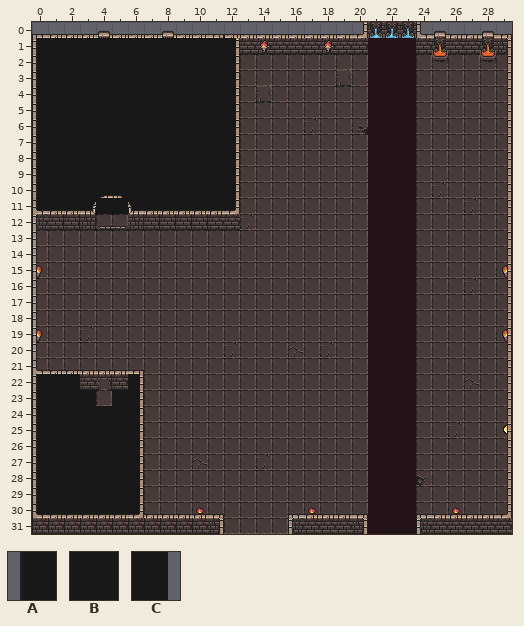
Tiled map (JSON): src/assets/map/map.json. Above is the file before it was changed.
Cells are 16x16 px. Shown: x 0..29, y 0..31.
Key: from "sprites": A 55, B 56, C 57.
_ is an empty cell.
Layers that did not change in this view are not listed.
Layer "Fog" before, first column x 0:
19 ________________
20 ________________
21 ________________
22 ABB___C_________
23 ABBB_BC_________
24 ABBBBBC_________
25 ABBBBBC_________
26 ABBBBBC_________
27 ABBBBBC_________
28 ABBBBBC_________
29 ABBBBBC_________
30 ABBBBBC_________
31 ________________
Layer "FogTreasure" before, first column x 0:
 0 ______________________
 1 ABBBBBBBBBBBC_________
 2 ABBBBBBBBBBBC_________
 3 ABBBBBBBBBBBC_________
 4 ABBBBBBBBBBBC_________
 5 ABBBBBBBBBBBC_________
 6 ABBBBBBBBBBBC_________
 7 ABBBBBBBBBBBC_________
 8 ABBBBBBBBBBBC_________
 9 ABBBBBBBBBBBC_________
10 ABBBBBBBBBBBC_________
11 ABBBBBBBBBBBC_________
12 ______________________
13 ______________________
14 ______________________
15 ______________________
16 ______________________
17 ______________________
18 ______________________
19 ______________________
20 ______________________
And afterwards:
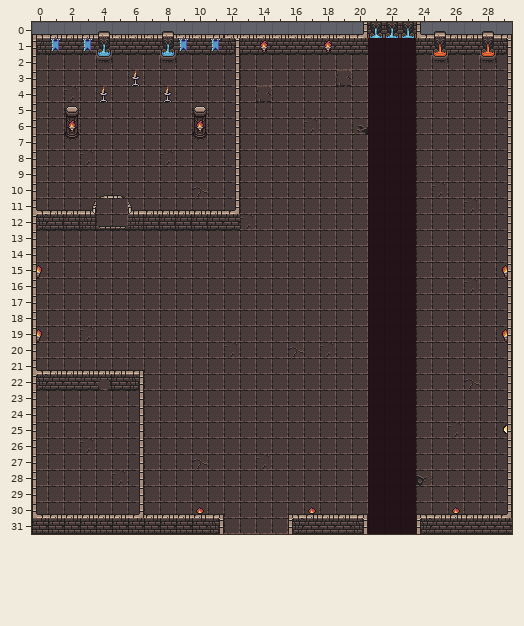
Diff:
Changed rows in their new state; . is an unchanged cell.
Layer "Fog" (now hidden):
first column x 0:
22 ___..._
23 ____.__
24 _______
25 _______
26 _______
27 _______
28 _______
29 _______
30 _______
Layer "FogTreasure" (now hidden):
first column x 0:
 1 _____________
 2 _____________
 3 _____________
 4 _____________
 5 _____________
 6 _____________
 7 _____________
 8 _____________
 9 _____________
10 _____________
11 _____________
Pixel boxes of the changes (left, top, right, bottom) in both pictures:
removed: (37, 38, 236, 214)
removed: (36, 374, 140, 514)
